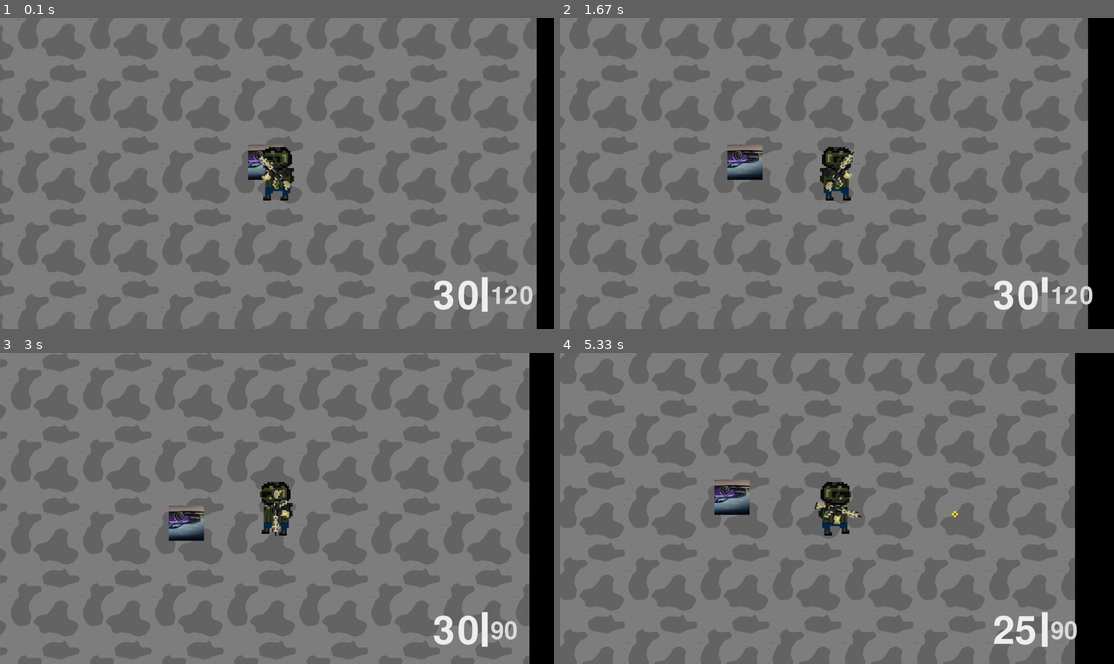
Above: before the commit, frames 1-4 (two rows, left to right).
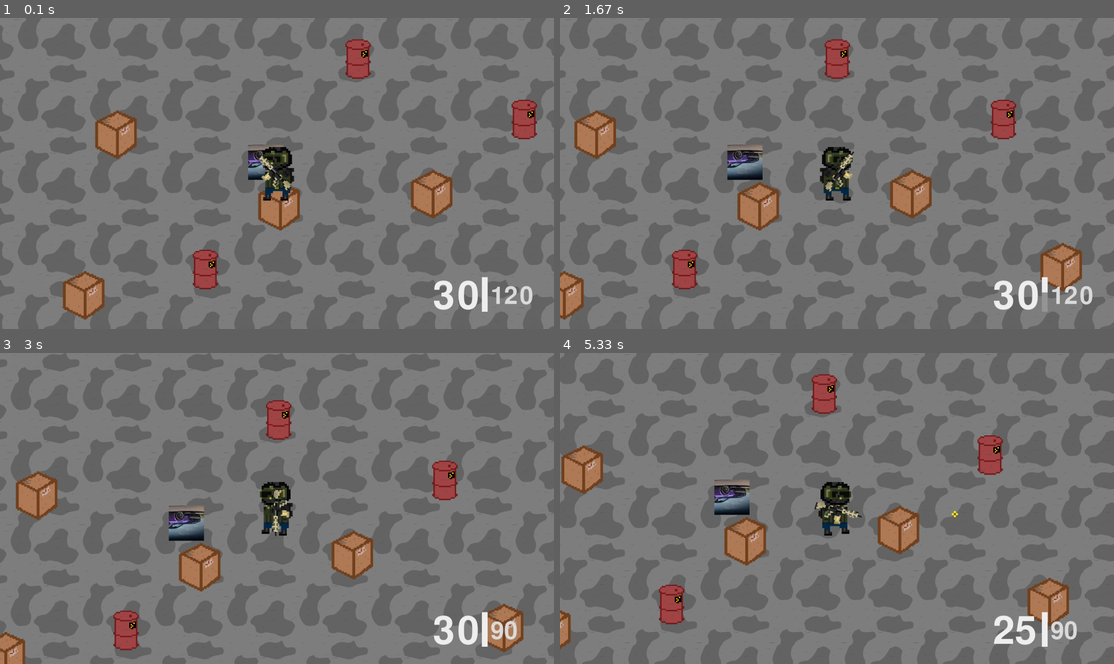
Above: after the commit, the same moments.

Repository: Vex1cK/PyGame
Game: pygame game, started from main.py
Same seed, same stepped clock (60 frames per second), same inputs: the game is played once before the commit and once after it.
Inputs (mouse positions are in pixels of both pictures, inside the frame that each line leads up to):
- Up to frame 1 (0.1 s): no input
- Up to frame 2 (1.67 s): hold R 0.33-0.8 s; hold D 0.33-0.8 s; move the mouse to (814, 189) at 0.37 s; press the mouse at (665, 126) at 0.87 s; move the mouse to (665, 185) at 0.97 s; release the mouse at (665, 248) at 1.1 s; hold D 1.17-1.63 s; click (920, 64) at 1.25 s
- Up to frame 3 (3 s): hold W 1.67-1.97 s; click (132, 393) at 1.75 s; hold D 2-2.47 s; click (77, 499) at 2.08 s; hold A from 2.5 s (still down); click (277, 545) at 2.58 s
- Up to frame 4 (5.33 s): release A at 3.03 s; hold S 3.07-3.37 s; click (981, 558) at 3.15 s; hold A 3.4-3.8 s; click (947, 483) at 3.48 s; hold W 3.83-4.2 s; click (626, 440) at 3.92 s; hold D 4.23-4.87 s; click (654, 539) at 4.32 s; hold S 4.9-5.27 s; click (1030, 570) at 4.98 s; hold A from 5.3 s (still down)

The runs differ from the first frame. In frame 1, 8.2% of the frame differs, in the area x 11-100%, y 0-100%; in frame 2, 10%; in frame 3, 9.8%; in frame 4, 13%, in the area x 0-100%, y 0-100%.

Commit message:
Чанки удаляются (багов нет) # From Vex1cK's Branch

Diff:
--- a/main.py
+++ b/main.py
@@ -17,6 +17,7 @@
 player_bullets = pygame.sprite.Group()
 flors = pygame.sprite.Group()
 player_group = pygame.sprite.Group()
+chunksDraw = pygame.sprite.Group()
 all_gropus = [flors, walls, boxes, barrels, emenies, player_group, player_bullets, guns]
 
 moving_up, moving_down, moving_left, moving_right, shooting = False, False, False, False, False
@@ -31,7 +32,7 @@
 mag = 30
 ammo = 120
 pos = (860, 440)
-viewBoard = [[0] * 8 for _ in range(8)]
+viewBoard = [[0] * 9 for _ in range(9)]
 
 
 def rot_center(image, angle):  # поворот картинки
@@ -156,6 +157,7 @@
     image = load_image('bullet.png')
     kd = 7
     kdNow = 0
+    kdLive = 90
 
     def __init__(self, pos):
         if P_Bullet.kdNow >= P_Bullet.kd:
@@ -163,6 +165,7 @@
             self.image = P_Bullet.image
             self.rect = self.image.get_rect()
             self.rect.center = player.rect.center
+            self.mask = pygame.mask.from_surface(self.image)
             self.x_mouse = pos[0]
             self.y_mouse = pos[1]
             self.self_x = self.rect.center[0]
@@ -183,11 +186,16 @@
             self.vx += random.choice(range(0 - player_accuracy, player_accuracy))
             self.vy += random.choice(range(0 - player_accuracy, player_accuracy))
             P_Bullet.kdNow = 0
+            self.kdLiveNow = 0
         else:
             P_Bullet.kdNow += 1
 
     def update(self):
         self.rect = self.rect.move(self.vx, self.vy)
+        if self.kdLiveNow < P_Bullet.kdLive:
+            self.kdLiveNow += 1
+        else:
+            self.kill()
 
 
 class Camera:
@@ -217,10 +225,10 @@
         self.rect.x, self.rect.y = x, y
 
 
-class Board():
+class BoardFlor():
     def __init__(self):
-        for i in range(8):
-            for j in range(8):
+        for i in range(9):
+            for j in range(9):
                 viewBoard[i][j] = Flor((j - 4) * 250, (i - 4) * 250)
 
         self.playerNowX, self.playerNowY = 4, 4
@@ -267,12 +275,114 @@
                 self.playerNowY -= 1
 
 
+class Box(pygame.sprite.Sprite):
+    image = pygame.transform.scale(load_image("box.png"), (200, 200))
+
+    def __init__(self, x=None, y=None):
+        super().__init__()
+        self.image = Box.image
+        self.rect = self.image.get_rect()
+        self.mask = pygame.mask.from_surface(self.image)
+        self.hp = 5
+        if x and y:
+            self.rect.x, self.rect.y = x, y
+
+    def update(self):
+        if pygame.sprite.spritecollide(self, player_bullets, False):
+            for blt in player_bullets:
+                if pygame.sprite.collide_mask(self, blt):
+                    blt.kill()
+                    if self.hp <= 0:
+                        self.kill()
+                    else:
+                        self.hp -= 1
+                        self.rect = self.rect.move(random.randint(-2, 3), random.randint(-2, 3))
+                    break
+
+
+class Barrel(pygame.sprite.Sprite):
+    image = pygame.transform.scale(load_image("barrel.png"), (200, 200))
+
+    def __init__(self, x=None, y=None):
+        super().__init__()
+        self.image = Barrel.image
+        self.rect = self.image.get_rect()
+        self.mask = pygame.mask.from_surface(self.image)
+        self.hp = 1
+        if x and y:
+            self.rect.x, self.rect.y = x, y
+
+    def update(self):
+        if pygame.sprite.spritecollide(self, player_bullets, False):
+            for blt in player_bullets:
+                if pygame.sprite.collide_mask(self, blt):
+                    blt.kill()
+                    if self.hp <= 0:
+                        self.kill()
+                    else:
+                        self.hp -= 1
+                        self.rect = self.rect.move(random.randint(-2, 3), random.randint(-2, 3))
+                    break
+
+
+class Chunk(pygame.sprite.Sprite):
+    def __init__(self, poss, x, y, rectx=None, recty=None):
+        super().__init__()
+        self.image = pygame.transform.scale(load_image("flor.png"), (1080, 1080))
+        self.mask = pygame.mask.from_surface(self.image)
+        self.rect = self.image.get_rect()
+        if rectx is None and recty is None:
+            self.rect.x, self.rect.y = [(1080 * x) - 860, (1080 * y) - 440]
+        if rectx is not None and recty is not None:
+            self.rect.x, self.rect.y = rectx, recty
+        self.boxesValue = random.randrange(2, 4)
+        self.boxes = []
+        for i in range(self.boxesValue):  # Спавн коробок
+            box = Box(x=random.randrange(self.rect.x, self.rect.x + 1080 - 200),
+                      y=random.randrange(self.rect.y, self.rect.y + 1080 - 200))
+            while pygame.sprite.spritecollide(box, boxes, False):
+                box.kill()
+                box = Box(x=random.randrange(self.rect[0], self.rect[0] + 1080 - 200),
+                          y=random.randrange(self.rect[1], self.rect[1] + 1080 - 200))
+            self.boxes.append(box)
+            boxes.add(box)
+
+        self.barrelsValue = random.randrange(1, 3)
+        self.barrels = []
+        for i in range(self.barrelsValue):  # Спавн бочек
+            barl = Barrel(x=random.randrange(self.rect[0], self.rect[0] + 1080 - 200),
+                          y=random.randrange(self.rect[1], self.rect[1] + 1080 - 200))
+            while pygame.sprite.spritecollide(barl, boxes, False) or \
+                    pygame.sprite.spritecollide(barl, barrels, False):
+                barl.kill()
+                barl = Barrel(x=random.randrange(self.rect[0], self.rect[0] + 1080 - 200),
+                              y=random.randrange(self.rect[1], self.rect[1] + 1080 - 200))
+            self.barrels.append(barl)
+            barrels.add(barl)
+        self.pos = poss
+        self.playerIsHere = False
+
+    def update(self):
+        if pygame.sprite.collide_mask(player, self):
+            playerChunkPosNow[:] = self.pos.copy()
+            self.playerIsHere = True
+        else:
+            self.playerIsHere = False
+
+
 player = Player(player_group)  # спрайты
 gun = M4(guns)
 clock = pygame.time.Clock()
 camera = Camera()
 ex = Example(emenies)
-board = Board()
+boardFlor = BoardFlor()
+playerChunkPosOld = [0, 0]
+playerChunkPosNow = [0, 0]
+
+chunks = [[0, 0, 0], [0, 0, 0], [0, 0, 0]]
+for i in range(3):
+    for j in range(3):
+        chunks[i][j] = Chunk([j - 1, i - 1], j - 1, i - 1)
 
 while True:
     for event in pygame.event.get():
@@ -306,15 +416,20 @@
             gun.update(pos)
 
         if event.type == pygame.MOUSEBUTTONDOWN:
-            shooting = True
+            if event.button == 1:
+                shooting = True
 
         if event.type == pygame.MOUSEBUTTONUP:
-            shooting = False
+            if event.button == 1:
+                shooting = False
 
     camera.update(player)
     for group in all_gropus:
         for sprite in group:
             camera.apply(sprite)
+    for row in chunks:
+        for chunk in row:
+            camera.apply(chunk)
 
     if reload_timer > reload_time:
         reload_timer = 0
@@ -338,7 +453,7 @@
     else:
         P_Bullet.kdNow += 1
 
-    frames_count += 1  # счетчик, использую для цикличной смены анимаций, например ходьба
+    frames_count += 1  # счетчик, используется для цикличной смены анимаций, например ходьба
     if (frames_count // 5) % 2 == 1:
         world_pos = 1
     else:
@@ -349,8 +464,12 @@
         if not group is guns:
             group.update()
     guns.update(pos)
-    board.update()
-
+    boardFlor.update()
+    for row in chunks:
+        for chunk in row:
+            chunk.update()
+
+    chunksDraw.draw(screen)
     for group in all_gropus:
         group.draw(screen)
 
@@ -374,5 +493,84 @@
     else:
         pygame.draw.rect(screen, (240, 240, 240), pygame.Rect((1670, 900), (20, reload_timer)))
 
+    if playerChunkPosNow != playerChunkPosOld:
+        move = (
+            playerChunkPosNow[0] - playerChunkPosOld[0],
+            playerChunkPosNow[1] - playerChunkPosOld[1]
+        )
+        if move[0] == 1:
+            for r in range(len(chunks)):
+                row = chunks[r]
+                delChunk = row.pop(0)
+
+                for box in delChunk.boxes:
+                    boxes.remove(box)
+                    box.kill()
+                for barrel in delChunk.barrels:
+                    barrels.remove(barrel)
+                    barrel.kill()
+
+                delChunk.kill()
+                chunks[r].append(Chunk([row[-1].pos[0] + 1, row[-1].pos[1]], 2, row[-1].pos[1],
+                                       chunks[r][-1].rect.x + 1080, chunks[r][-1].rect.y))
+        elif move[0] == -1:
+            for r in range(len(chunks)):
+                row = chunks[r]
+                delChunk = row.pop(-1)
+
+                for box in delChunk.boxes:
+                    boxes.remove(box)
+                    box.kill()
+                for barrel in delChunk.barrels:
+                    barrels.remove(barrel)
+                    barrel.kill()
+
+                delChunk.kill()
+                chunks[r].insert(0, Chunk([row[0].pos[0] - 1, row[0].pos[1]], -1, row[0].pos[1],
+                                          chunks[r][0].rect.x - 1080, chunks[r][0].rect.y))
+        if move[1] == 1:
+            row = chunks.pop(0)
+            newRow = []
+            for i in range(len(row)):
+                delChunk = row[i]
+
+                for box in delChunk.boxes:
+                    boxes.remove(box)
+                    box.kill()
+                for barrel in delChunk.barrels:
+                    barrels.remove(barrel)
+                    barrel.kill()
+
+                newRow.append(Chunk([delChunk.pos[0], chunks[-1][0].pos[1] + 1], delChunk.pos[0], 2,
+                                    delChunk.rect.x, chunks[-1][0].rect.y + 1080))
+                delChunk.kill()
+            chunks.append(newRow)
+        elif move[1] == -1:
+            row = chunks.pop(-1)
+            newRow = []
+            for i in range(len(row)):
+                delChunk = row[i]
+
+                for box in delChunk.boxes:
+                    boxes.remove(box)
+                    box.kill()
+                for barrel in delChunk.barrels:
+                    barrels.remove(barrel)
+                    barrel.kill()
+
+                newRow.append(Chunk([delChunk.pos[0], chunks[0][0].pos[1] - 1], delChunk.pos[0], -1,
+                                    delChunk.rect.x, chunks[0][0].rect.y - 1080))
+                delChunk.kill()
+            chunks.insert(0, newRow)
+
+        playerChunkPosOld = playerChunkPosNow.copy()
+        for i in chunks:
+            print('-' * 25)
+            for j in i:
+                print(j.pos, end='')
+            print()
+        print(playerChunkPosNow)
+        print("x" * 50)
+
     pygame.display.flip()
     clock.tick(60)
